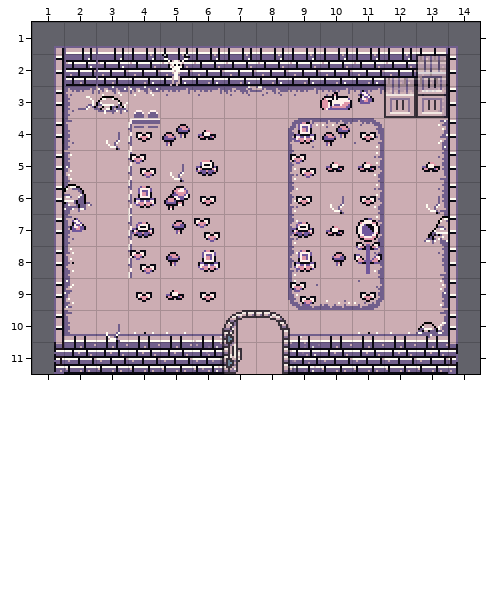
Two states of a Tiled map, Valiositos/Patterns/Invernadero.tmx. The first picture shows the starting point.
Cells are 16x16 px. Shown: x 1..14, y 1..11.
After the commit:
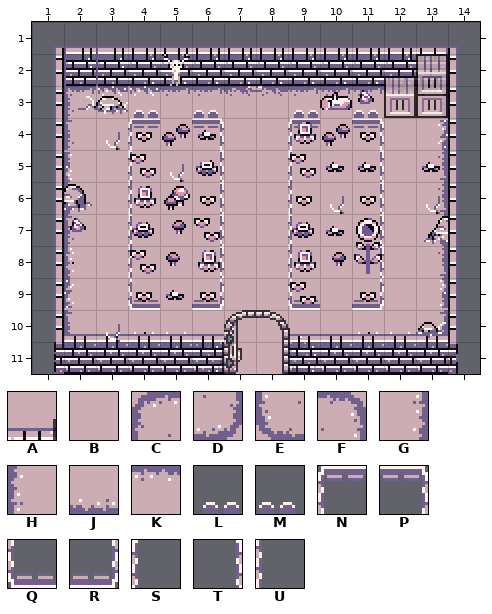
Key: from "f": A 58, B 110, C 465, D 465 turned 180, E 465 turned 270, F 465 turned 90, G 466 turned 270, H 466 turned 90; from "g": J 466, K 466 turned 180; from "valla": L 4, M 4 flipped left-right, N 8, P 8 flipped left-right, Q 8 flipped up-down, R 8 turned 180, S 12, T 12 flipped left-right, U 16.
_ is an empty cell.
See-through tiles are keyed as they look on the map.
Difference:
layer "Extra" opacity 74% -> 81%
Layer "Suelo":
y 4: x 9..11 CKF -> BBB
y 5..8: x 9 H -> B; x 11 G -> B
y 9: x 9..11 EJD -> BBB
Layer "vallas":
y 3: x 6 _ -> M; x 9 _ -> L; x 11 _ -> M
y 4: x 6 _ -> P; x 9 _ -> N; x 11 _ -> P
y 5: x 6 _ -> T; x 9 _ -> S; x 11 _ -> T
y 6: x 6 _ -> T; x 9 _ -> U; x 11 _ -> T
y 7: x 6 _ -> T; x 9 _ -> S; x 11 _ -> T
y 8: x 6 _ -> T; x 9 _ -> U; x 11 _ -> T
y 9: x 4 _ -> Q; x 6 _ -> R; x 9 _ -> Q; x 11 _ -> R
Layer "Extra":
y 10: x 6 A -> _
